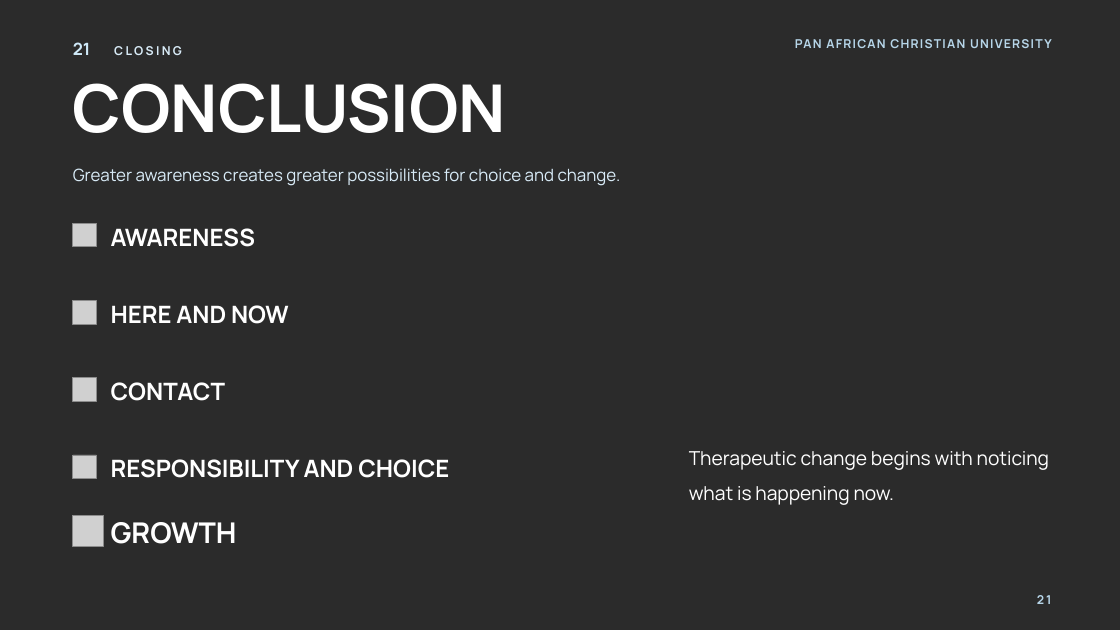
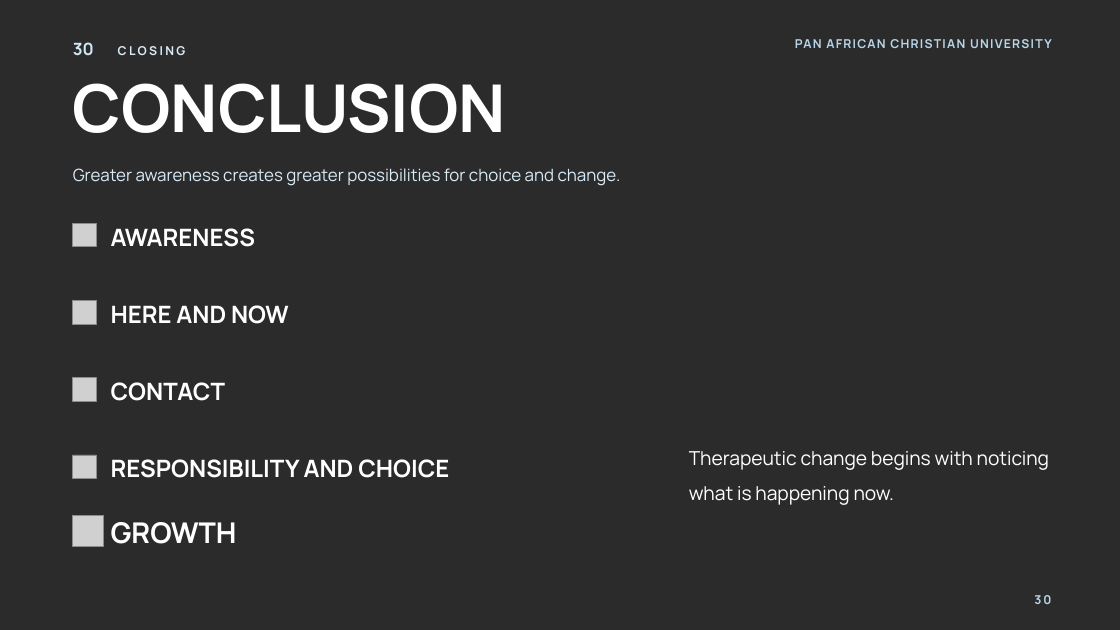
Before and after one commit to wambetebenjamin/Business-e-books, a slide deck: slide 30 of presentations/gestalt-theory-counselling/Gestalt Theory and Its Application to Counselling.pptx (slide 21 before the commit). Drawn at 1120x630 pixels with LibreOffice and Linux fonts; fonts in the diff are those of the drawing; grey boxes stand for pictures; background and template pictures are left out; a plain dark background stands for a picture behind light text. Boxes give left, top, right and bottom in pixels: in the first picture for what was removed or moved away, otherwise in the second. Text is boxed around its words. In the diff, an @@ line names an element or a change of style, - is before the commit and + after.

```diff
--- a/presentations/gestalt-theory-counselling/Gestalt Theory and Its Application to Counselling.pptx
+++ b/presentations/gestalt-theory-counselling/Gestalt Theory and Its Application to Counselling.pptx
@@ text at [73,42,186,56]: text changed @@
-21 CLOSING
+30 CLOSING
@@ text at [1034,595,1051,604]: text changed @@
-21
+30
```
Also in this commit, not shown: 11 other slides changed, 10 slides added, 1 slide removed, 37 other files.
